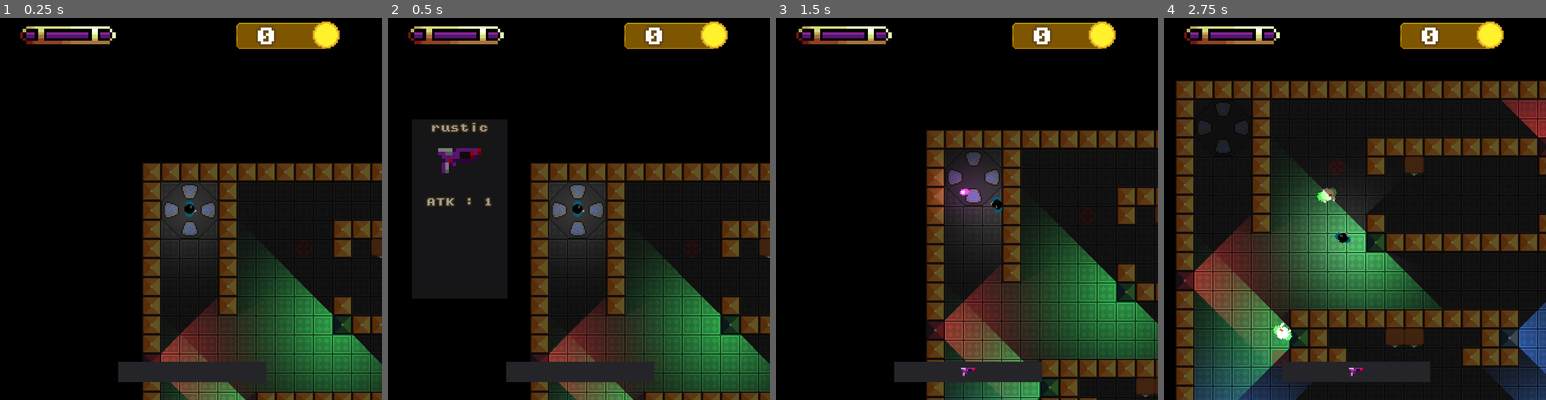
Above: before the commit, frames 1-4 (left to right).
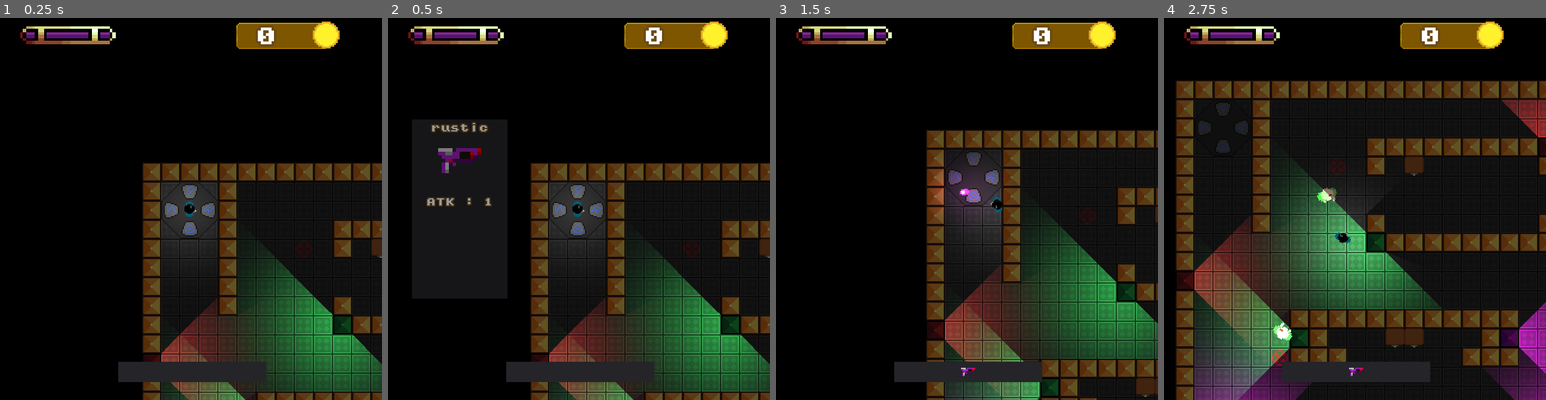
Above: after the commit, the same moments.

Repository: AngelPhenix/Gauntlet
Game: Godot game, scene res://Stages/FinishedStages/Level_1.tscn
Same seed, same stepped clock (60 frames per second), same inputs: the game is played once before the commit and once after it. This scene is started directly instead of the project's main scene.
Inputs (mouse positions are in pixels of both pictures, inside the frame that each line leads up to):
- Up to frame 1 (0.25 s): no input
- Up to frame 2 (0.5 s): no input
- Up to frame 3 (1.5 s): move the mouse to (848, 209) at 0.52 s; hold Right (ui_right) 0.53-1.28 s; tap E (action) at 0.6 s; click (848, 209) at 0.67 s; move the mouse to (890, 228) at 1.27 s; hold Down (ui_down) from 1.28 s (still down); click (890, 228) at 1.35 s
- Up to frame 4 (2.75 s): move the mouse to (1393, 124) at 2.02 s; release Down (ui_down) at 2.03 s; hold Right (ui_right) from 2.03 s (still down); tap E (action) at 2.1 s

The runs differ from the first frame. In frame 1, less than 0.1% of the frame differs, in the area x 89-92%, y 78-83%; in frame 2, less than 0.1%; in frame 3, 0.1%; in frame 4, 4.7%, in the area x 5-100%, y 56-100%.

Commit message:
Added brand new Torch system with modulate colors

Diff:
--- a/Scenes/Torch.tscn
+++ b/Scenes/Torch.tscn
@@ -1,7 +1,7 @@
 [gd_scene load_steps=6 format=2]
 
 [ext_resource path="res://Scripts/torch.gd" type="Script" id=1]
-[ext_resource path="res://Sprites/torch.png" type="Texture" id=2]
+[ext_resource path="res://Sprites/test.png" type="Texture" id=2]
 [ext_resource path="res://Sprites/lightmask02.png" type="Texture" id=3]
 
 [sub_resource type="RectangleShape2D" id=1]
@@ -15,7 +15,7 @@
 __meta__ = {
 "_edit_group_": true
 }
-blue_color = Color( 0.16, 0.38, 0.76, 1 )
+blue_color = Color( 0.882353, 0.101961, 0.870588, 1 )
 red_color = Color( 0.76, 0.16, 0.16, 1 )
 green_color = Color( 0.16, 0.76, 0.3, 1 )
 
@@ -23,9 +23,9 @@
 shape = SubResource( 1 )
 
 [node name="sprite" type="Sprite" parent="."]
+modulate = Color( 0.882353, 0.129412, 0.129412, 1 )
 light_mask = 0
 texture = ExtResource( 2 )
-hframes = 3
 
 [node name="light" type="Light2D" parent="."]
 light_mask = 4
--- a/Scripts/torch.gd
+++ b/Scripts/torch.gd
@@ -10,13 +10,5 @@
 	var rng = RandomNumberGenerator.new()
 	rng.randomize()
 	var index: int = rng.randi_range(0, torch_colors.size()-1)
-	$sprite.frame = index
+	$sprite.modulate = torch_colors[index]
 	$light.color = torch_colors[index]
-
-
-#func _ready():
-#	var rng = RandomNumberGenerator.new()
-#	rng.randomize()
-#	var index: int = rng.randi_range(0, torch_colors.size()-1)
-#	$sprite.modulate = torch_colors[index]
-#	$light.color = torch_colors[index]
Binary file changed: Sprites/test.png
